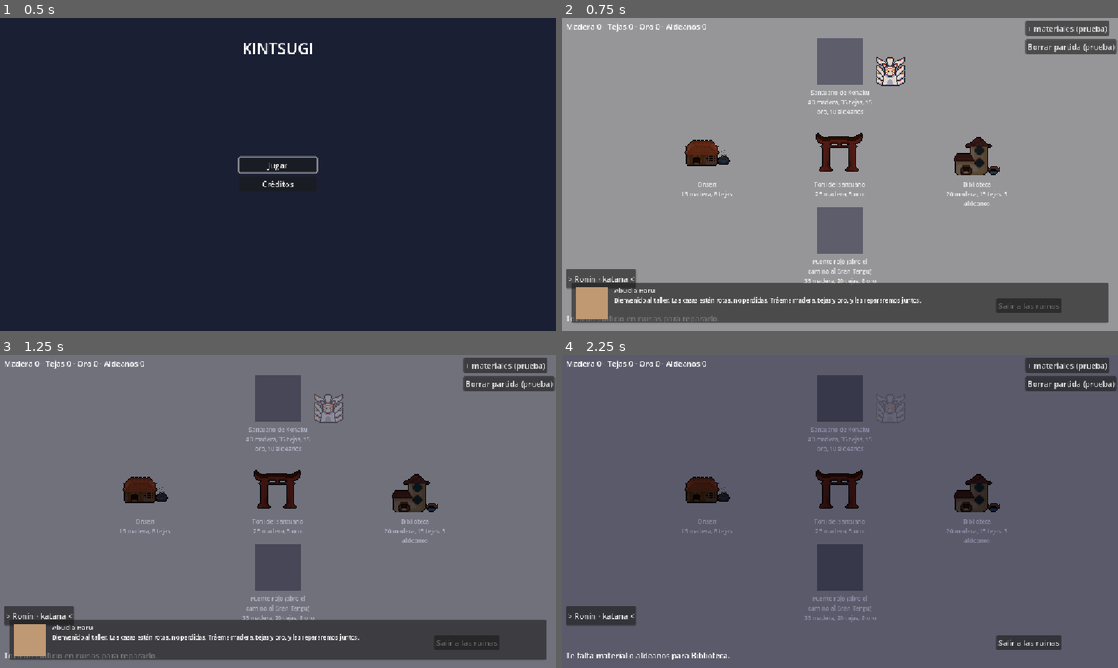
Above: before the commit, frames 1-4 (two rows, left to right).
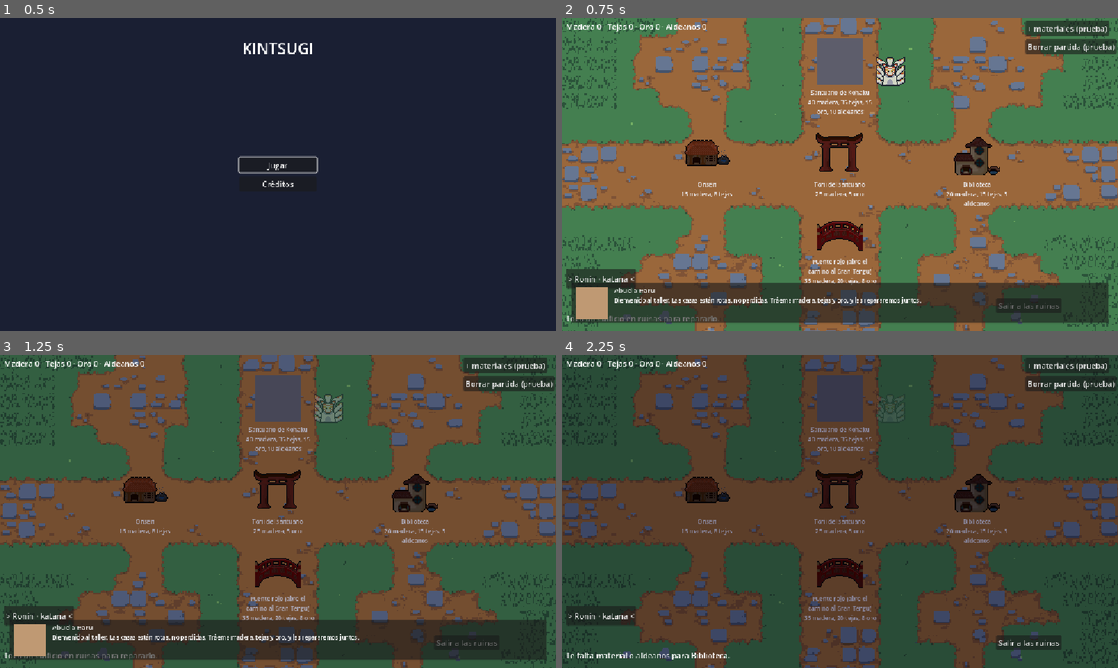
Above: after the commit, the same moments.

Repository: dotrashtrash-png/kintsugi
Game: Godot game, scene res://escenas/ui/MenuPrincipal.tscn
Two runs of this game, one before a commit and one after it. Both use one fixed random seed, a clock stepped at 60 frames per second and the inputs below.
Inputs (mouse positions are in pixels of both pictures, inside the frame that each line leads up to):
- Up to frame 1 (0.5 s): no input
- Up to frame 2 (0.75 s): click "Jugar" at 0.5 s
- Up to frame 3 (1.25 s): no input
- Up to frame 4 (2.25 s): tap Enter (ui_accept) at 1.25 s; move the mouse to (962, 495) at 1.27 s; hold D (derecha) 1.28-2 s; hold Enter (ui_accept) 1.28-2 s; click (962, 495) at 1.42 s; click (840, 398) at 2.02 s

Frame 1 is identical in both runs. In frame 2, 93% of the frame differs, in the area x 0-100%, y 0-100%; in frame 3, 87%; in frame 4, 94%.

Commit message:
no tocar

Diff:
--- a/escenas/base/Aldea.gd
+++ b/escenas/base/Aldea.gd
@@ -15,7 +15,23 @@
 
 var ya_dijo_falta := false
 
+const RUTA_PISO := "res://arte/aldea/piso_aldea.png" # 384x216: a x3 llena la ventana
+
+# Pone el piso de la aldea encima del fondo gris. El Tinte (CanvasModulate) lo
+# pinta gris en ruinas y le devuelve el color al reparar, igual que a los edificios.
+func poner_piso() -> void:
+	if not ResourceLoader.exists(RUTA_PISO):
+		return
+	var piso := Sprite2D.new()
+	piso.name = "Piso"
+	piso.texture = load(RUTA_PISO)
+	piso.centered = false
+	piso.scale = Vector2(3, 3)
+	add_child(piso)
+	move_child(piso, $Fondo.get_index() + 1)
+
 func _ready() -> void:
+	poner_piso()
 	for edificio in $Edificios.get_children():
 		edificio.elegido.connect(_on_edificio_elegido)
 	$UI/BotonSalir.pressed.connect(_on_salir)
--- /dev/null
+++ b/escenas/base/Final.tscn
@@ -0,0 +1,62 @@
+[gd_scene format=3]
+
+[ext_resource type="Script" path="res://escenas/base/final.gd" id="1_qc2qs"]
+
+[node name="Final" type="Control" unique_id=1067925420]
+layout_mode = 3
+anchors_preset = 0
+anchor_right = 1.0
+anchor_bottom = 1.0
+script = ExtResource("1_qc2qs")
+
+[node name="Fondo" type="ColorRect" parent="." unique_id=1443871364]
+layout_mode = 0
+anchor_right = 1.0
+anchor_bottom = 1.0
+color = Color(0.105882354, 0.101960786, 0.18039216, 1)
+
+[node name="Imagen" type="TextureRect" parent="." unique_id=1101188344]
+texture_filter = 1
+layout_mode = 0
+anchor_right = 1.0
+anchor_bottom = 1.0
+expand_mode = 1
+stretch_mode = 6
+
+[node name="Franja" type="ColorRect" parent="." unique_id=967394684]
+layout_mode = 0
+anchor_top = 1.0
+anchor_right = 1.0
+anchor_bottom = 1.0
+offset_top = -150.0
+color = Color(0, 0, 0, 0.6)
+
+[node name="Texto" type="Label" parent="." unique_id=389908937]
+layout_mode = 0
+anchor_top = 1.0
+anchor_right = 1.0
+anchor_bottom = 1.0
+offset_left = 80.0
+offset_top = -140.0
+offset_right = -80.0
+offset_bottom = -20.0
+theme_override_font_sizes/font_size = 24
+theme_override_colors/font_color = Color(1, 0.972549, 0.90588236, 1)
+horizontal_alignment = 1
+vertical_alignment = 1
+autowrap_mode = 2
+
+[node name="Ayuda" type="Label" parent="." unique_id=147064471]
+modulate = Color(1, 1, 1, 0.6)
+layout_mode = 0
+anchor_left = 1.0
+anchor_top = 1.0
+anchor_right = 1.0
+anchor_bottom = 1.0
+offset_left = -260.0
+offset_top = -30.0
+offset_right = -16.0
+offset_bottom = -8.0
+theme_override_font_sizes/font_size = 14
+text = "Clic o Enter para seguir"
+horizontal_alignment = 2
--- a/escenas/base/edificio.gd
+++ b/escenas/base/edificio.gd
@@ -18,7 +18,7 @@
 		$Dibujo.texture = load(ruta)
 		$Cuadro.visible = false
 	if ResourceLoader.exists(RUTA_VETAS):
-		$Vetas.texture = load(RUTA_VETAS)
+		$Vetas.texture = vetas_recortadas()
 	actualizar()
 
 func actualizar() -> void:
@@ -43,6 +43,27 @@
 		partes.append("%d aldeanos" % datos["aldeanos"])
 	return ", ".join(partes)
 
+# Las vetas de oro son las mismas para los 5 edificios. Aqui se borran las partes
+# que caen fuera del dibujo, para que no queden lineas doradas flotando en el aire.
+func vetas_recortadas() -> Texture2D:
+	var original: Texture2D = load(RUTA_VETAS)
+	if $Dibujo.texture == null:
+		return original
+	var vetas: Image = original.get_image()
+	var dibujo: Image = $Dibujo.texture.get_image()
+	if vetas.get_size() != dibujo.get_size():
+		return original
+	if vetas.is_compressed():
+		vetas.decompress()
+	if dibujo.is_compressed():
+		dibujo.decompress()
+	vetas.convert(Image.FORMAT_RGBA8)
+	for y in vetas.get_height():
+		for x in vetas.get_width():
+			if dibujo.get_pixel(x, y).a < 0.5:
+				vetas.set_pixel(x, y, Color(0, 0, 0, 0))
+	return ImageTexture.create_from_image(vetas)
+
 func celebrar() -> void:
 	var t := create_tween()
 	t.tween_property(self, "scale", escala_base * 1.15, 0.12)
--- /dev/null
+++ b/escenas/base/final.gd
@@ -0,0 +1,39 @@
+extends Control
+# Escena final: Kohaku despierta sobre la aldea reparada.
+# 3 paginas de texto encima del dibujo. Clic o Enter pasan; al final vuelve al menu.
+
+const RUTA_MENU := "res://escenas/ui/MenuPrincipal.tscn"
+const RUTA_IMAGEN := "res://arte/aldea/final_kohaku.png"
+const PAGINAS := [
+	"Los faroles del santuario se encienden, uno por uno.",
+	"Kohaku abre los ojos. Tsugimura recordó a su guardiana, y las grietas de la aldea brillan con oro.",
+	"Lo que se rompe y se repara con cuidado puede ser más bello que antes.\n\nGracias por jugar KINTSUGI.",
+]
+
+var pagina := 0
+
+func _ready() -> void:
+	if ResourceLoader.exists(RUTA_IMAGEN):
+		$Imagen.texture = load(RUTA_IMAGEN)
+	$Imagen.modulate.a = 0.0
+	create_tween().tween_property($Imagen, "modulate:a", 1.0, 2.0)
+	Audio.sfx("reparar")
+	mostrar()
+
+func mostrar() -> void:
+	$Texto.text = PAGINAS[pagina]
+	$Texto.modulate.a = 0.0
+	create_tween().tween_property($Texto, "modulate:a", 1.0, 0.8)
+
+func _input(event: InputEvent) -> void:
+	var avanzar: bool = (event is InputEventMouseButton and event.pressed) or event.is_action_pressed("ui_accept")
+	if not avanzar:
+		return
+	get_viewport().set_input_as_handled()
+	Audio.sfx("boton")
+	pagina += 1
+	if pagina < PAGINAS.size():
+		mostrar()
+	else:
+		set_process_input(false)
+		get_tree().change_scene_to_file(RUTA_MENU)
--- a/escenas/enemigos/Cuervo.gd
+++ b/escenas/enemigos/Cuervo.gd
@@ -6,9 +6,23 @@
 	super() # corre el ready del molde (grupo "enemigos" y buscar al heroe)
 	add_to_group("cuervos")
 	giro = randf_range(-1.2, 1.2) # cada cuervo sale con una curva distinta
+	poner_dibujo()
 
 func mover(delta: float) -> void:
 	var dir := global_position.direction_to(heroe.global_position).rotated(giro)
 	giro = move_toward(giro, 0.0, 0.8 * delta) # la curva se va enderezando
 	velocity = dir * velocidad
 	move_and_slide()
+
+# Si existe arte/yokais/cuervo.png (2 cuadros de 16x16), lo usa en vez del cuadro.
+# Se llama "Sprite" para que el molde Yokai lo anime y lo voltee solo.
+func poner_dibujo() -> void:
+	var ruta := "res://arte/yokais/cuervo.png"
+	if not ResourceLoader.exists(ruta) or has_node("Sprite"):
+		return
+	var dibujo := Sprite2D.new()
+	dibujo.name = "Sprite"
+	dibujo.texture = load(ruta)
+	dibujo.hframes = 2
+	add_child(dibujo)
+	$ColorRect.visible = false
--- a/escenas/enemigos/Rescate.gd
+++ b/escenas/enemigos/Rescate.gd
@@ -9,6 +9,7 @@
 
 func _ready() -> void:
 	add_to_group("rescates")
+	poner_dibujo()
 	body_entered.connect(_on_body_entered)
 	body_exited.connect(_on_body_exited)
 
@@ -41,3 +42,17 @@
 		run.agregar_aldeano()
 		run.agregar_material("oro", ORO_POR_RESCATE)
 	queue_free()
+
+# Si existe arte/aldea/aldeano.png (hoja de 64x16), el aldeano sale dibujado de frente.
+func poner_dibujo() -> void:
+	var ruta := "res://arte/aldea/aldeano.png"
+	if not ResourceLoader.exists(ruta):
+		return
+	var dibujo := Sprite2D.new()
+	dibujo.texture = load(ruta)
+	dibujo.hframes = 4
+	dibujo.frame = 0
+	dibujo.position = $Aldeano.position + $Aldeano.size / 2.0
+	add_child(dibujo)
+	move_child(dibujo, $Barra.get_index()) # debajo de la barra
+	$Aldeano.visible = false
--- a/escenas/run/luz.gd
+++ b/escenas/run/luz.gd
@@ -4,6 +4,7 @@
 # Si el héroe se acerca, vuela hacia él. Al tocarlo, suma experiencia al Run.
 
 @export var valor := 1
+const RUTA_DIBUJO := "res://arte/ui/luz.png"
 const VELOCIDAD_IMAN := 220.0 # más rápido que el héroe, para que siempre lo alcance
 
 var heroe
@@ -13,6 +14,7 @@
 
 func _ready() -> void:
 	heroe = get_tree().get_first_node_in_group("jugador")
+	poner_dibujo()
 	# body_entered avisa cuando un cuerpo (el héroe) entra en el círculo.
 	body_entered.connect(_on_body_entered)
 
@@ -37,3 +39,15 @@
 		run.agregar_experiencia(valor)
 	Audio.sfx("luz")
 	queue_free()
+
+
+# Si existe arte/ui/luz.png, la luz se ve como orbe dorado en vez de cuadro.
+func poner_dibujo() -> void:
+	if not ResourceLoader.exists(RUTA_DIBUJO):
+		return
+	var dibujo := Sprite2D.new()
+	dibujo.texture = load(RUTA_DIBUJO)
+	add_child(dibujo)
+	for hijo in get_children():
+		if hijo is ColorRect:
+			hijo.visible = false
--- a/escenas/run/material.gd
+++ b/escenas/run/material.gd
@@ -21,7 +21,7 @@
 
 func _ready() -> void:
 	heroe = get_tree().get_first_node_in_group("jugador")
-	$Cuadro.color = COLORES.get(tipo, Color.WHITE)
+	poner_dibujo("res://arte/ui/%s.png" % tipo)
 	body_entered.connect(_on_body_entered)
 
 
@@ -43,3 +43,14 @@
 		run.agregar_material(tipo, cantidad)
 	Audio.sfx("material")
 	queue_free()
+
+
+# Si existe el dibujo (arte/ui/madera.png, tejas.png, oro.png), lo pone en vez del cuadro.
+func poner_dibujo(ruta: String) -> void:
+	if not ResourceLoader.exists(ruta):
+		$Cuadro.color = COLORES.get(tipo, Color.WHITE)
+		return
+	var dibujo := Sprite2D.new()
+	dibujo.texture = load(ruta)
+	add_child(dibujo)
+	$Cuadro.visible = false
Binary file added: arte/aldea/final_kohaku.png
Not shown, added: arte/aldea/final_kohaku.png.import
Binary file added: arte/aldea/piso_aldea.png
Not shown, added: arte/aldea/piso_aldea.png.import
Binary file added: arte/aldea/puente.png
Not shown, added: arte/aldea/puente.png.import
Binary file removed: arte/aldea/puenterojo.png
Binary file added: arte/aldea/vetas_oro.png
Not shown, added: arte/aldea/vetas_oro.png.import
Binary file added: arte/ui/icono_hachimaki.png
Not shown, added: arte/ui/icono_hachimaki.png.import
Binary file added: arte/ui/icono_kitsunebi.png
(and 16 more such lines)
